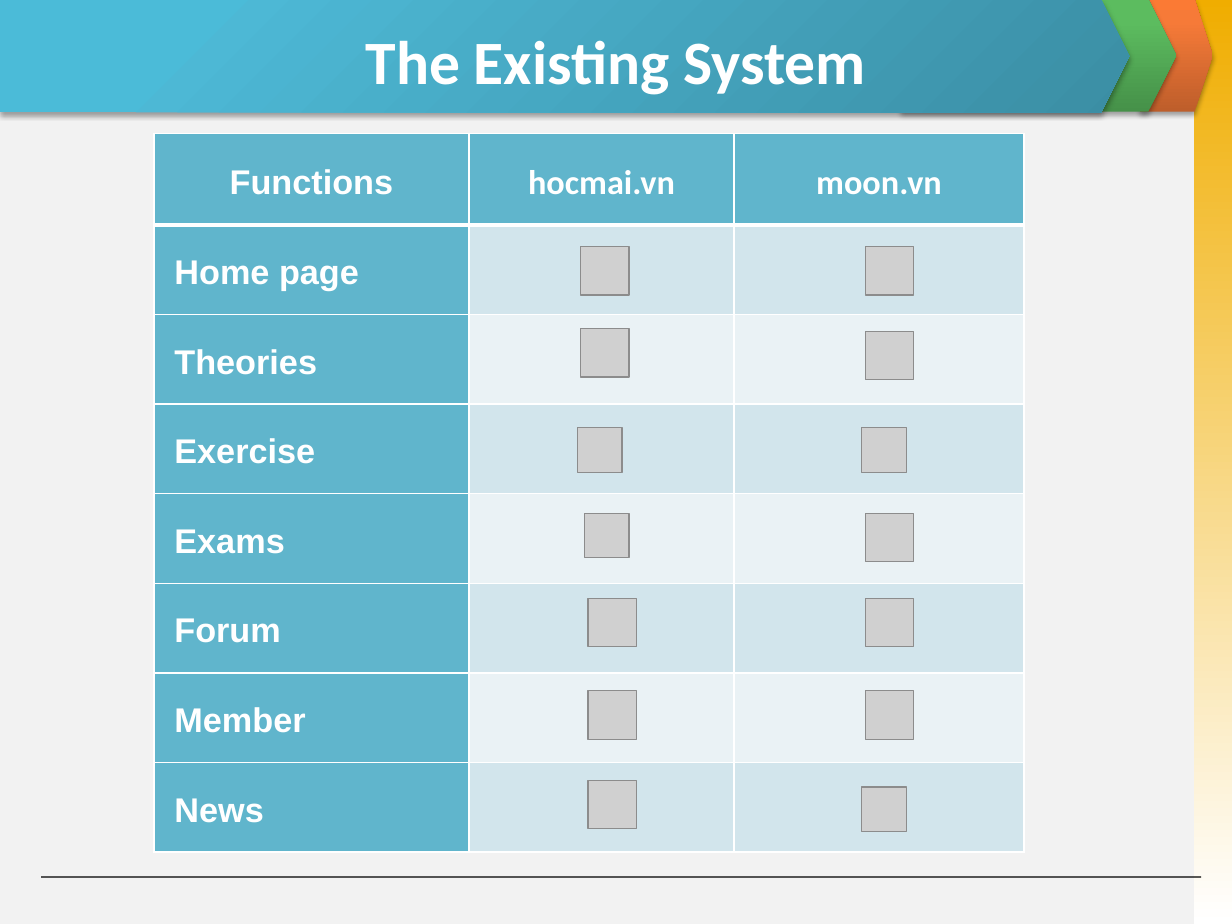
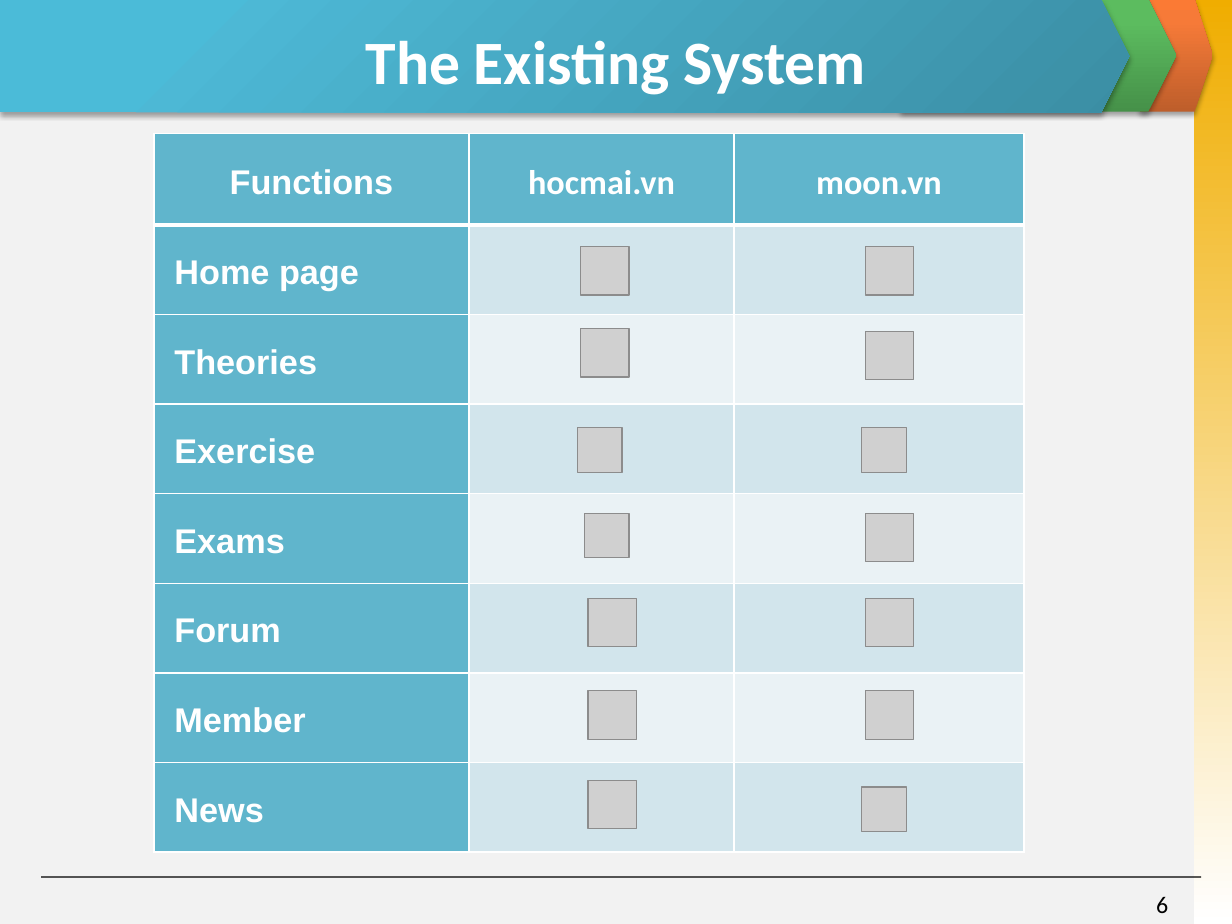
Before and after one commit to invisibleghost/e-learning-website, a slide deck: slide 6 of Document/Final report/Slide Present E-Learning.pptx. Drawn at 1232x924 pixels with LibreOffice and Linux fonts; fonts in the diff are those of the drawing; grey boxes stand for pictures. Boxes give left, top, right and bottom in pixels: in the first picture for what was removed or moved away, otherwise in the second. Text is boxed around its words. In the diff, an @@ line names an element or a change of style, - is before the commit and + after.

```diff
--- a/Document/Final report/Slide Present E-Learning.pptx
+++ b/Document/Final report/Slide Present E-Learning.pptx
@@ page number added at (x1=1156, y1=896, x2=1168, y2=913), 14 pt, text #000000 @@
+6
```
Also in this commit, not shown: 11 other slides changed, 1 slide added, 2 slides removed.
